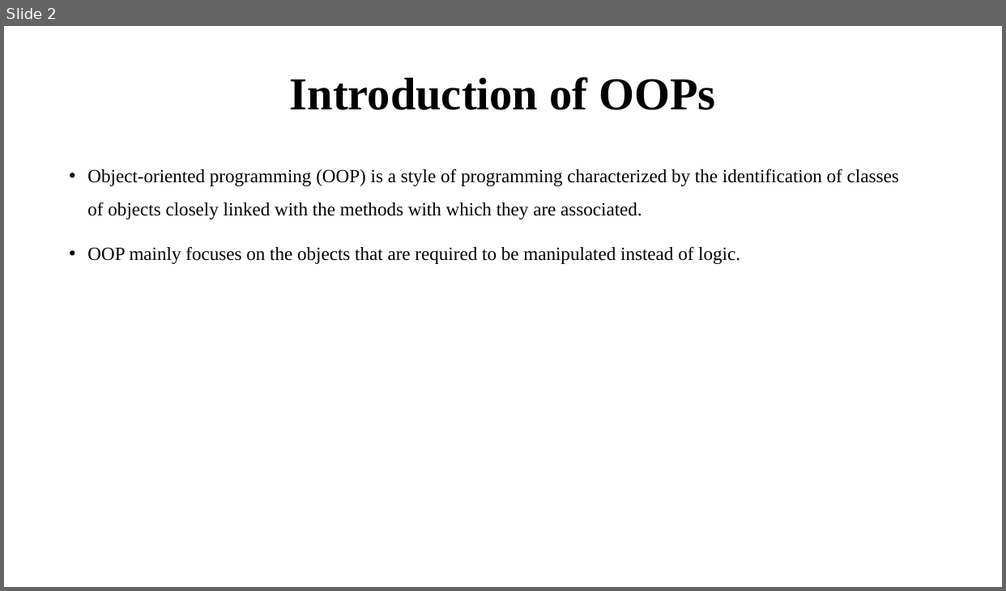
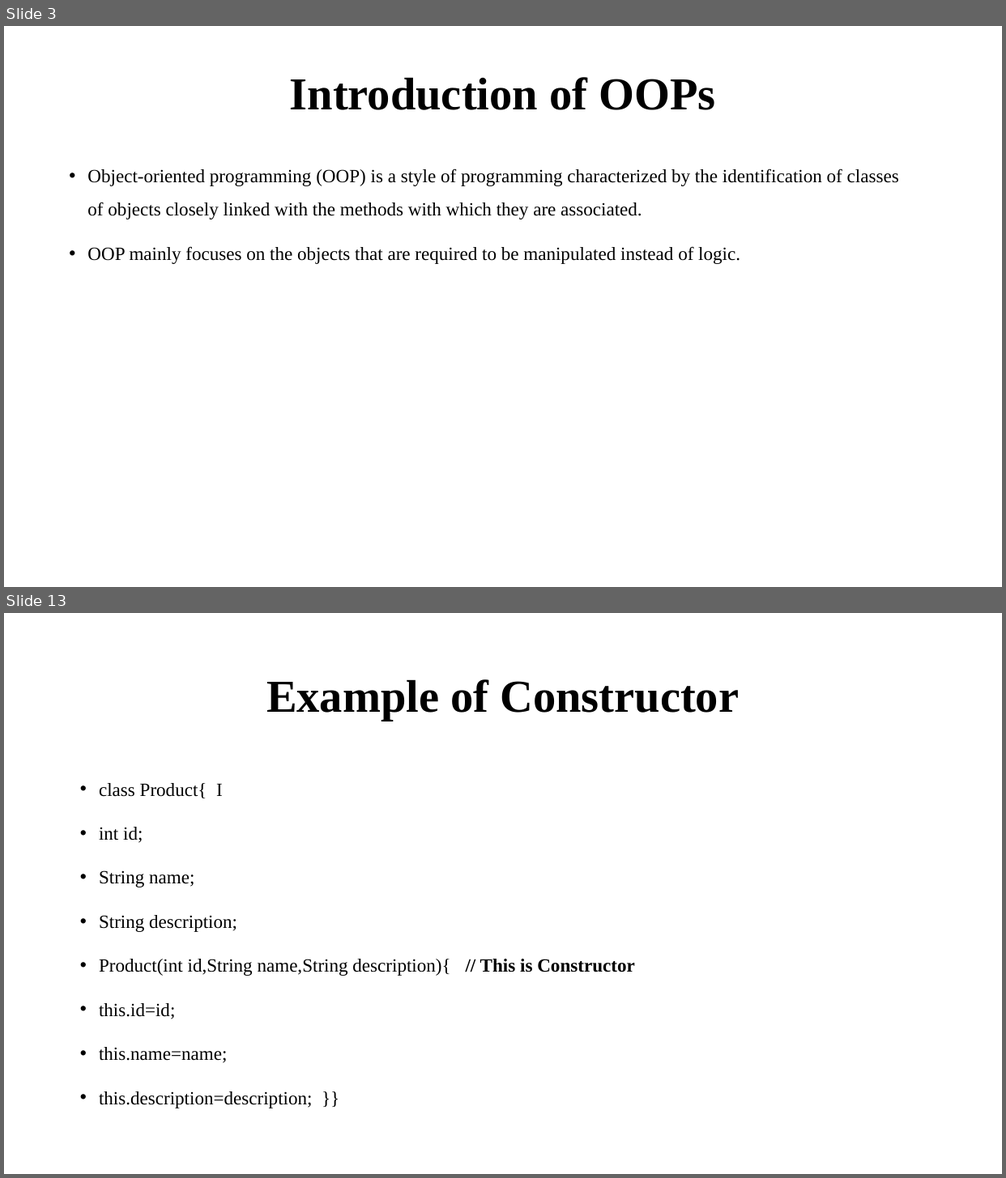
Before and after one commit to amitsharma7565/Core_and_Advance_Java, a slide deck: oops.pptx. Shown one above the other, each under a label of ours: slide 2 before the commit, slides 3 and 13 after it; the slides between them are not shown. The pictures are 1006x591 and 1006x1178 pixels, drawn with LibreOffice and Linux fonts; fonts in the diff are those of the drawing. Boxes give left, top, right and bottom in pixels: in the first picture for what was removed or moved away, otherwise in the second. Text is boxed around its words. In the diff, an @@ line names an element or a change of style, - is before the commit and + after.

```diff
--- a/oops.pptx
+++ b/oops.pptx
@@ slide 13 added at bbox=[4, 613, 1002, 1174], background #FFFFFF @@
@@ title added at bbox=[266, 679, 739, 721], 44 pt, text #000000, bold @@
+Example of Constructor
@@ text added at bbox=[99, 783, 634, 1109], 18 pt, text #000000 @@
+• class Product{ I
+• int id;
+• String name;
+• String description;
+• Product(int id,String name,String description){ // This is Constructor
+• this.id=id;
+• this.name=name;
+• this.description=description; }}
@@ what was slide 2 is now slide 3 @@
```
Also in this commit, not shown: 3 slides changed, 26 other slides added, 5 slides removed, 3 other files.
